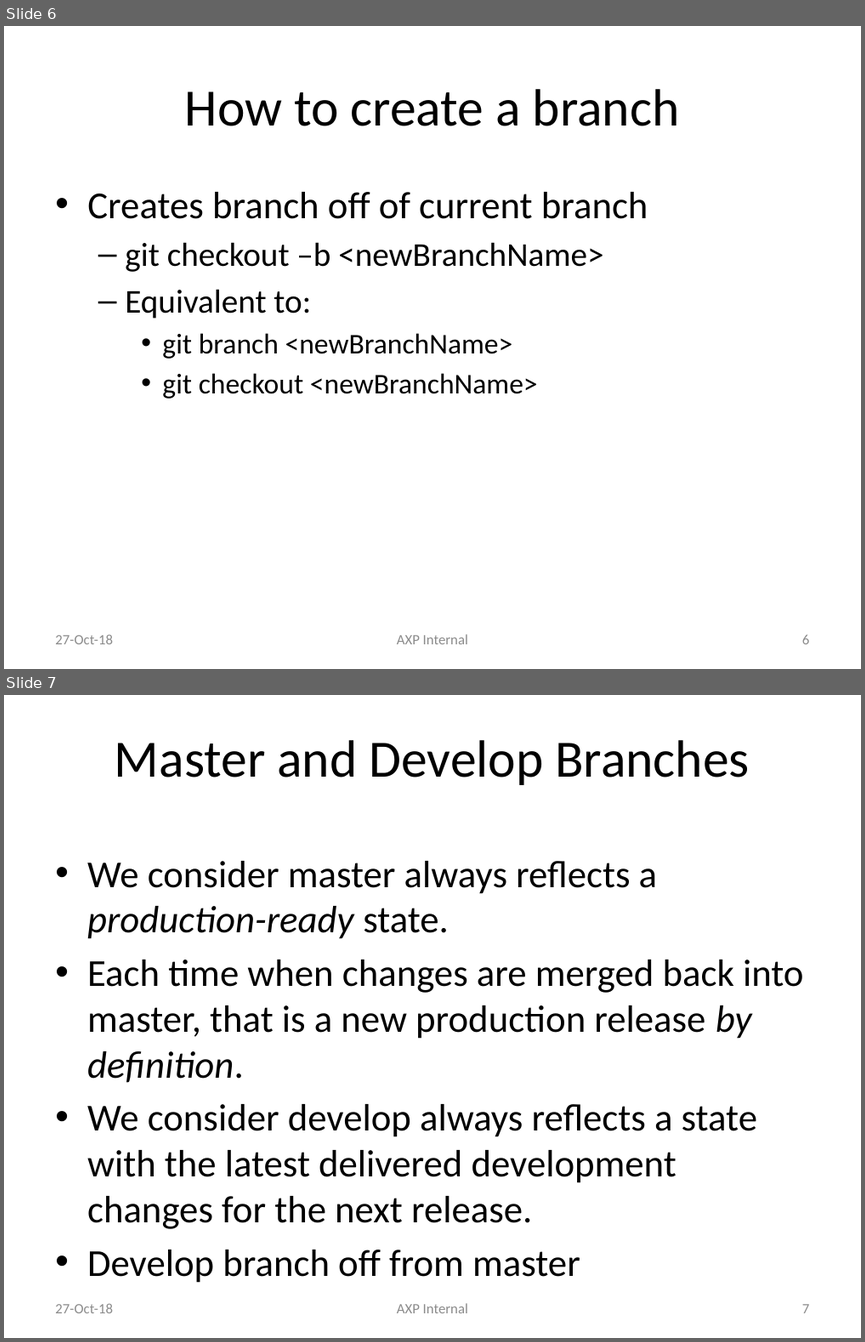
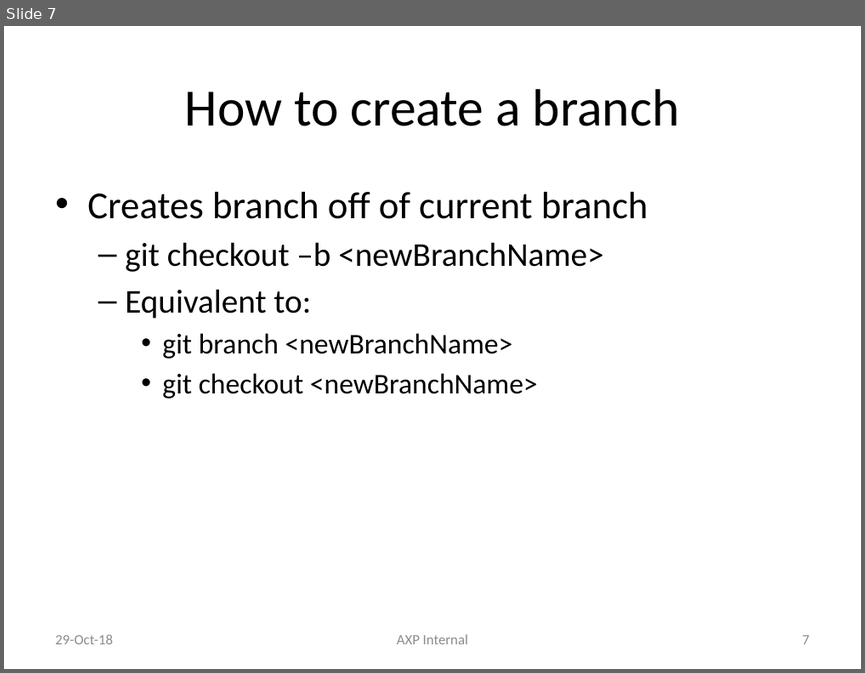
Before and after one commit to liyuan6006/GitStrategies, a slide deck: Branching.pptx. Shown one above the other, each under a label of ours: slides 6 and 7 before the commit, slide 7 after it. The pictures are 865x1342 and 865x673 pixels, drawn with LibreOffice and Linux fonts; fonts in the diff are those of the drawing. Boxes give left, top, right and bottom in pixels: in the first picture for what was removed or moved away, otherwise in the second. Text is boxed around its words. In the diff, an @@ line names an element or a change of style, - is before the commit and + after.

```diff
--- a/Branching.pptx
+++ b/Branching.pptx
@@ slide 7 removed at (4, 695, 861, 1338), background #FFFFFF @@
@@ text removed at (114, 740, 749, 785) @@
-Master and Develop Branches
@@ text removed at (87, 861, 804, 1282) @@
-• We consider master always reflects a production-ready state.
-• Each time when changes are merged back into master, that is a new production release by definition.
-• We consider develop always reflects a state with the latest delivered development changes for the next release.
-• Develop branch off from master
@@ text removed at (55, 1303, 113, 1313) @@
-27-Oct-18
@@ text removed at (397, 1303, 468, 1313) @@
-AXP Internal
@@ page number removed at (802, 1304, 809, 1313) @@
-7
@@ what was slide 6 is now slide 7 @@
@@ slide 7 changed as well @@
@@ text at (55, 634, 113, 644): text changed @@
-27-Oct-18
+29-Oct-18
@@ page number at (802, 635, 809, 644): text changed @@
-6
+7
```
Also in this commit, not shown: 15 other slides changed, 1 slide added, 2 other slides removed.
